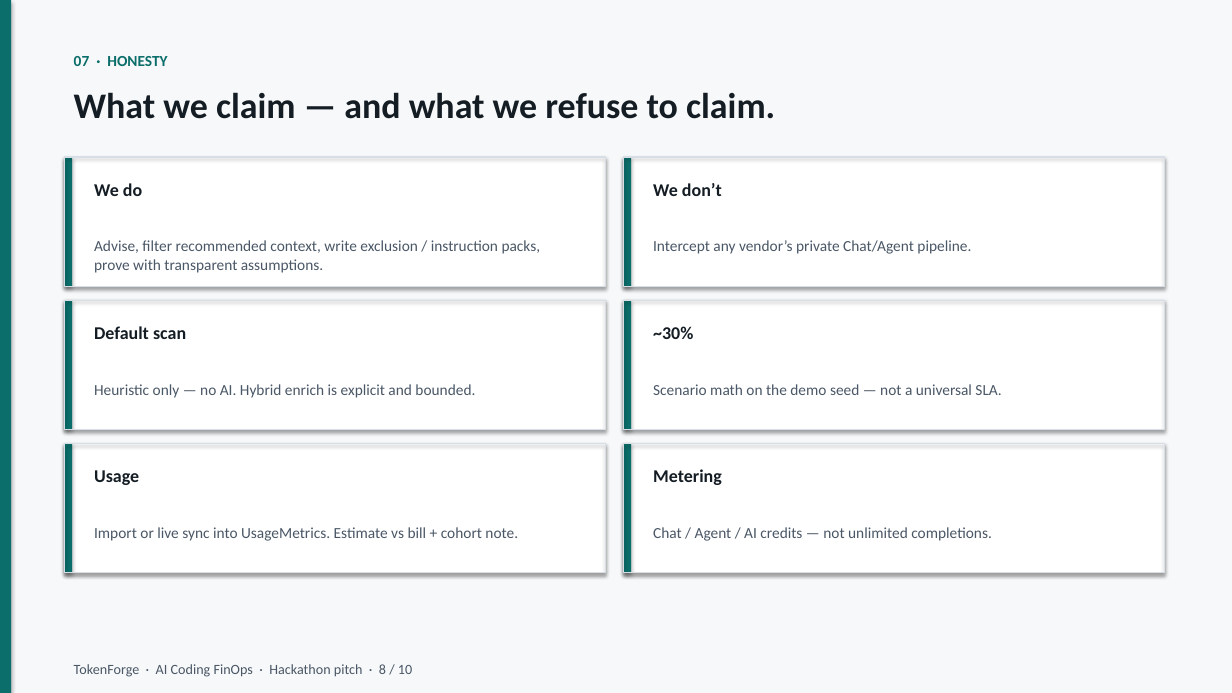
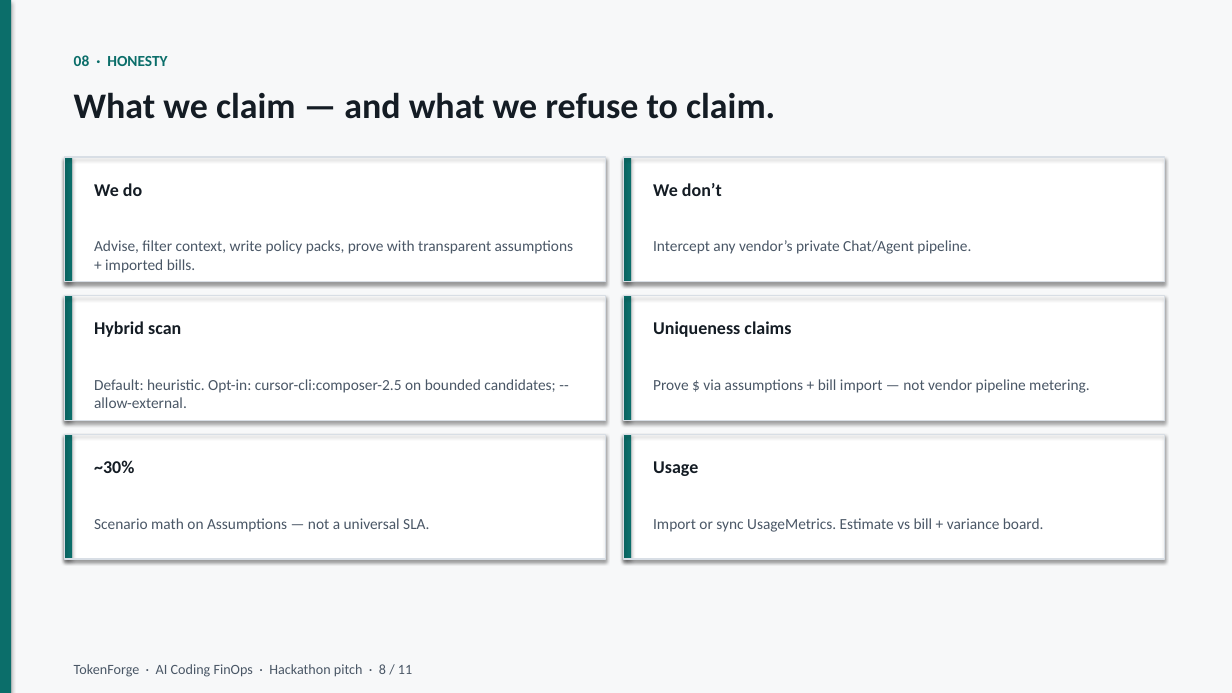
Before and after one commit to JordyNicholas/TokenForge, a slide deck: slide 8 of docs/pitch/TokenForge-Pitch.pptx. Drawn at 1232x693 pixels with LibreOffice and Linux fonts; fonts in the diff are those of the drawing. Boxes give left, top, right and bottom in pixels: in the first picture for what was removed or moved away, otherwise in the second. Text is boxed around its words. In the diff, an @@ line names an element or a change of style, - is before the commit and + after.

```diff
--- a/docs/pitch/TokenForge-Pitch.pptx
+++ b/docs/pitch/TokenForge-Pitch.pptx
@@ text at <box>74,55,167,66</box>: text changed @@
-07 · HONESTY
+08 · HONESTY
@@ rectangle: place and size @@
-rectangle at <box>65,157,605,287</box>
+rectangle at <box>65,157,605,282</box>
@@ rectangle: place and size @@
-rectangle at <box>65,157,605,287</box>
+rectangle at <box>65,157,605,282</box>
@@ rectangle: place and size @@
-rectangle at <box>65,157,72,287</box>
+rectangle at <box>65,157,72,282</box>
@@ rectangle: place and size @@
-rectangle at <box>624,157,1165,287</box>
+rectangle at <box>624,157,1165,282</box>
@@ rectangle: place and size @@
-rectangle at <box>624,157,1165,287</box>
+rectangle at <box>624,157,1165,282</box>
@@ rectangle: place and size @@
-rectangle at <box>624,157,631,287</box>
+rectangle at <box>624,157,631,282</box>
@@ text at <box>94,240,574,273</box>: text changed @@
-Advise, filter recommended context, write exclusion / instruction packs, prove with transparent assumptions.
+Advise, filter context, write policy packs, prove with transparent assumptions + imported bills.
@@ rectangle: place and size @@
-rectangle at <box>65,300,605,430</box>
+rectangle at <box>65,296,605,421</box>
@@ rectangle: place and size @@
-rectangle at <box>65,300,605,430</box>
+rectangle at <box>65,296,605,421</box>
@@ rectangle: place and size @@
-rectangle at <box>65,300,72,430</box>
+rectangle at <box>65,296,72,421</box>
@@ rectangle: place and size @@
-rectangle at <box>624,300,1165,430</box>
+rectangle at <box>624,296,1165,421</box>
@@ rectangle: place and size @@
-rectangle at <box>624,300,1165,430</box>
+rectangle at <box>624,296,1165,421</box>
@@ rectangle: place and size @@
-rectangle at <box>624,300,631,430</box>
+rectangle at <box>624,296,631,421</box>
@@ text at <box>94,321,181,337</box>: text changed @@
-Default scan
+Hybrid scan
@@ text added at <box>653,321,791,337</box>, 14 pt, text #141C24, bold @@
+Uniqueness claims
@@ text at <box>94,379,555,408</box>: text changed @@
-Heuristic only — no AI. Hybrid enrich is explicit and bounded.
+Default: heuristic. Opt-in: cursor-cli:composer-2.5 on bounded candidates; --allow-external.
@@ text at <box>653,379,1090,393</box>: text changed @@
-Scenario math on the demo seed — not a universal SLA.
+Prove $ via assumptions + bill import — not vendor pipeline metering.
@@ rectangle: place and size @@
-rectangle at <box>65,444,605,573</box>
+rectangle at <box>65,434,605,559</box>
@@ rectangle: place and size @@
-rectangle at <box>65,444,605,573</box>
+rectangle at <box>65,434,605,559</box>
@@ rectangle: place and size @@
-rectangle at <box>65,444,72,573</box>
+rectangle at <box>65,434,72,559</box>
@@ rectangle: place and size @@
-rectangle at <box>624,444,1165,573</box>
+rectangle at <box>624,434,1165,559</box>
@@ rectangle: place and size @@
-rectangle at <box>624,444,1165,573</box>
+rectangle at <box>624,434,1165,559</box>
@@ rectangle: place and size @@
-rectangle at <box>624,444,631,573</box>
+rectangle at <box>624,434,631,559</box>
@@ text "~30%": place and size @@
-text "~30%" at <box>653,326,693,339</box>
+text "~30%" at <box>94,460,134,473</box>
@@ text "Usage": place and size @@
-text "Usage" at <box>94,470,139,485</box>
+text "Usage" at <box>653,461,698,476</box>
@@ text removed at <box>653,469,722,485</box> @@
-Metering
@@ text at <box>94,518,429,532</box>: text changed @@
-Import or live sync into UsageMetrics. Estimate vs bill + cohort note.
+Scenario math on Assumptions — not a universal SLA.
@@ text at <box>653,518,1044,532</box>: text changed @@
-Chat / Agent / AI credits — not unlimited completions.
+Import or sync UsageMetrics. Estimate vs bill + variance board.
@@ text at <box>74,664,412,677</box>: text changed @@
-TokenForge · AI Coding FinOps · Hackathon pitch · 8 / 10
+TokenForge · AI Coding FinOps · Hackathon pitch · 8 / 11
```
Also in this commit, not shown: 5 other slides changed, 3 slides added, 2 slides removed, 2 other files.
